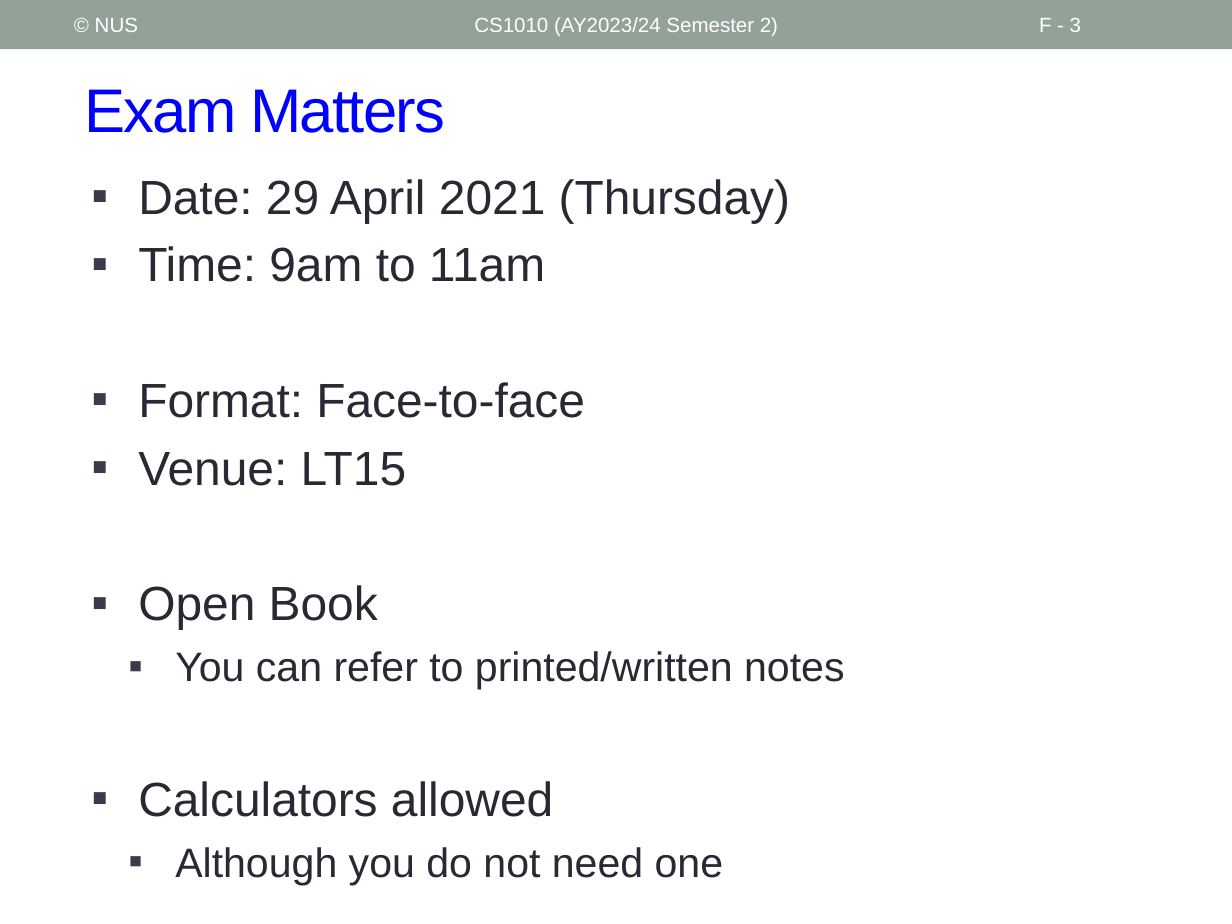
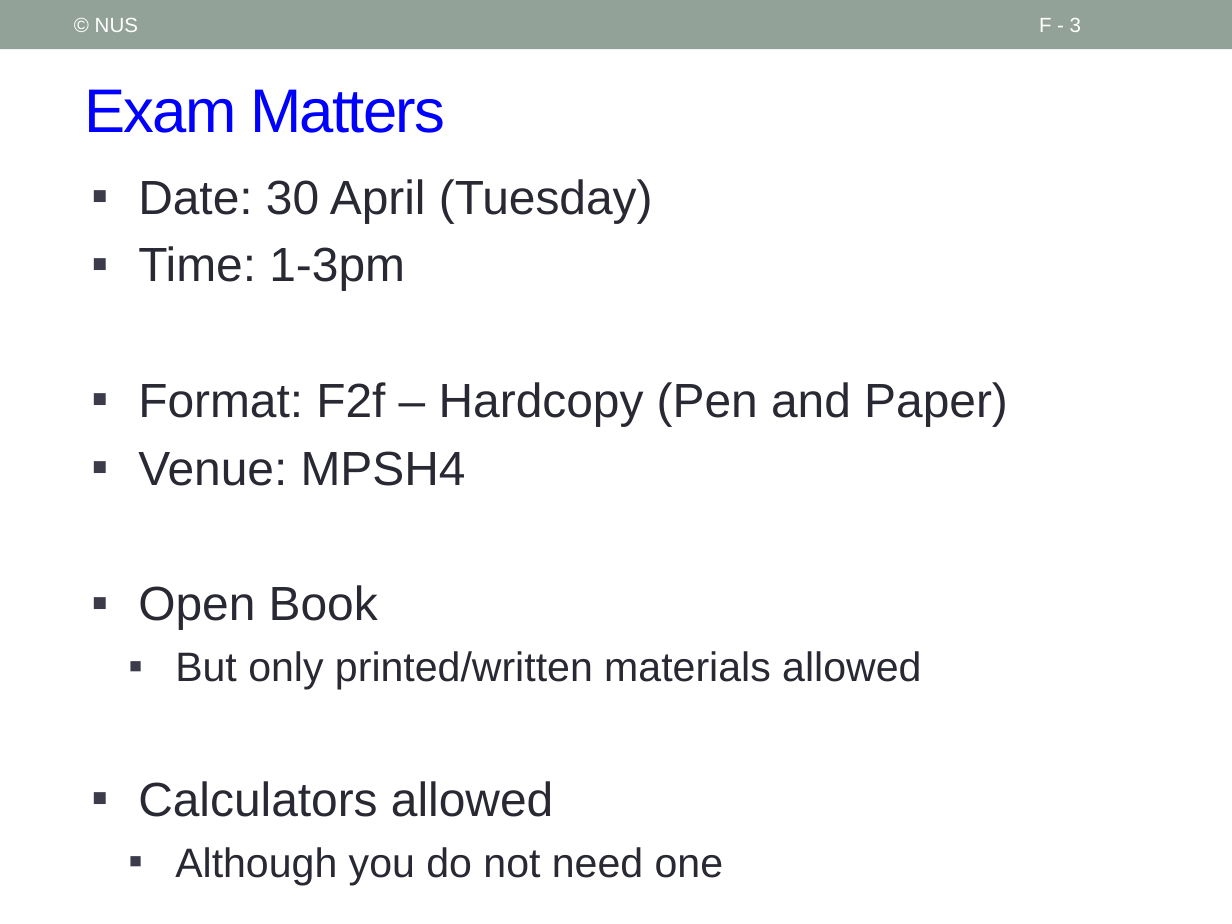
Before and after one commit to nus-cs1010-2425-s2/website, a slide deck: slide 3 of slides/Future.pptx. Drawn at 1232x924 pixels with LibreOffice and Linux fonts; fonts in the diff are those of the drawing. Boxes give left, top, right and bottom in pixels: in the first picture for what was removed or moved away, otherwise in the second. Text is boxed around its words. In the diff, an @@ line names an element or a change of style, - is before the commit and + after.

```diff
--- a/slides/Future.pptx
+++ b/slides/Future.pptx
@@ text removed at [474, 17, 778, 36] @@
-CS1010 (AY2023/24 Semester 2)
@@ text at [138, 179, 1008, 486]: text changed @@
-▪ Date: 29 April 2021 (Thursday)
-▪ Time: 9am to 11am
-▪ Format: Face-to-face
-▪ Venue: LT15
+▪ Date: 30 April (Tuesday)
+▪ Time: 1-3pm
+▪ Format: F2f – Hardcopy (Pen and Paper)
+▪ Venue: MPSH4
@@ text at [175, 651, 921, 690]: text changed @@
-  ▪ You can refer to printed/written notes
+  ▪ But only printed/written materials allowed
```
Also in this commit, not shown: 11 other slides changed, 3 other files.
